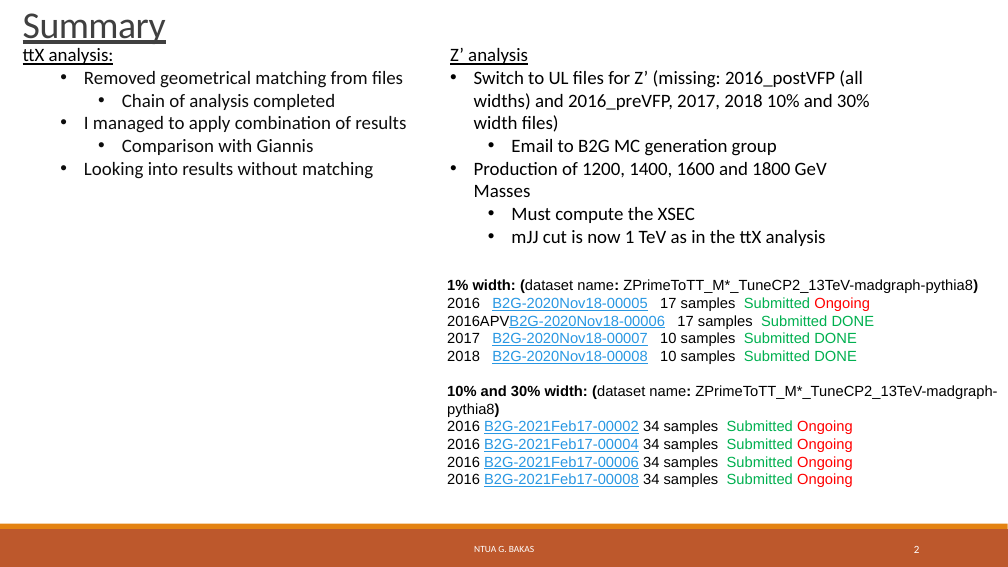
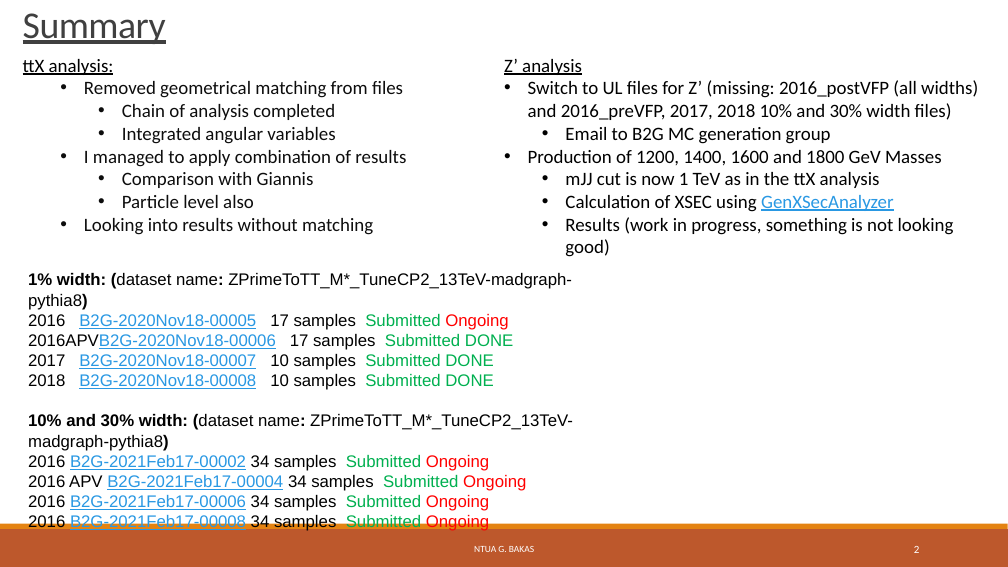
Before and after one commit to georgebakas/HEP-NTUA, a slide deck: slide 2 of Weekly Meetings/HEP_Weekly_17Mar2021.pptx. Drawn at 1008x567 pixels with LibreOffice and Linux fonts; fonts in the diff are those of the drawing; background and template pictures are left out. Boxes give left, top, right and bottom in pixels: in the first picture for what was removed or moved away, otherwise in the second. Text is boxed around its words. In the diff, an @@ line names an element or a change of style, - is before the commit and + after.

```diff
--- a/Weekly Meetings/HEP_Weekly_17Mar2021.pptx
+++ b/Weekly Meetings/HEP_Weekly_17Mar2021.pptx
@@ text "ttX analysis:": place and size @@
-text "ttX analysis:" at (23,48,870,246)
+text "ttX analysis:" at (23,59,978,257)
@@ text at (122,127,335,144): paragraph added @@
+    • Integrated angular variables
@@ text at (122,195,254,208): paragraph added @@
+    • Particle level also
@@ text at (511,207,695,223): paragraph removed @@
-  • Must compute the XSEC
@@ text at (565,195,954,257): paragraphs added @@
+  • Calculation of XSEC using GenXSecAnalyzer
+  • Results (work in progress, something is not looking good)
@@ text at (28,273,573,531): text changed; size 14 to 16 pt @@
-1% width: (dataset name: ZPrimeToTT_M*_TuneCP2_13TeV-madgraph-pythia8)
-2016 B2G-2020Nov18-00005 17 samples Submitted Ongoing
-2016APVB2G-2020Nov18-00006 17 samples Submitted DONE
-2017 B2G-2020Nov18-00007 10 samples Submitted DONE
-2018 B2G-2020Nov18-00008 10 samples Submitted DONE
-10% and 30% width: (dataset name: ZPrimeToTT_M*_TuneCP2_13TeV-madgraph-pythia8)
-2016 B2G-2021Feb17-00002 34 samples Submitted Ongoing
-2016 B2G-2021Feb17-00004 34 samples Submitted Ongoing
-2016 B2G-2021Feb17-00006 34 samples Submitted Ongoing
-2016 B2G-2021Feb17-00008 34 samples Submitted Ongoing
+1% width: (dataset name: ZPrimeToTT_M*_TuneCP2_13TeV-madgraph-pythia8)
+2016 B2G-2020Nov18-00005 17 samples Submitted Ongoing
+2016APVB2G-2020Nov18-00006 17 samples Submitted DONE
+2017 B2G-2020Nov18-00007 10 samples Submitted DONE
+2018 B2G-2020Nov18-00008 10 samples Submitted DONE
+10% and 30% width: (dataset name: ZPrimeToTT_M*_TuneCP2_13TeV-madgraph-pythia8)
+2016 B2G-2021Feb17-00002 34 samples Submitted Ongoing
+2016 APV B2G-2021Feb17-00004 34 samples Submitted Ongoing
+2016 B2G-2021Feb17-00006 34 samples Submitted Ongoing
+2016 B2G-2021Feb17-00008 34 samples Submitted Ongoing
```
Also in this commit, not shown: 2 other files.
